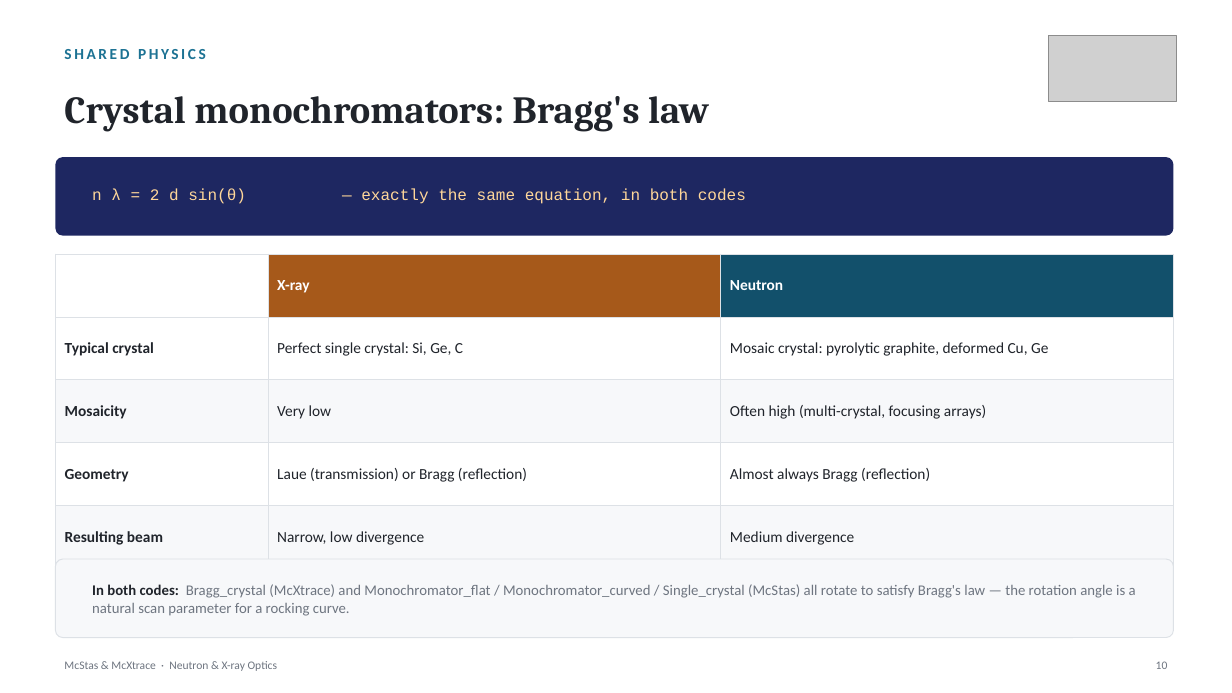
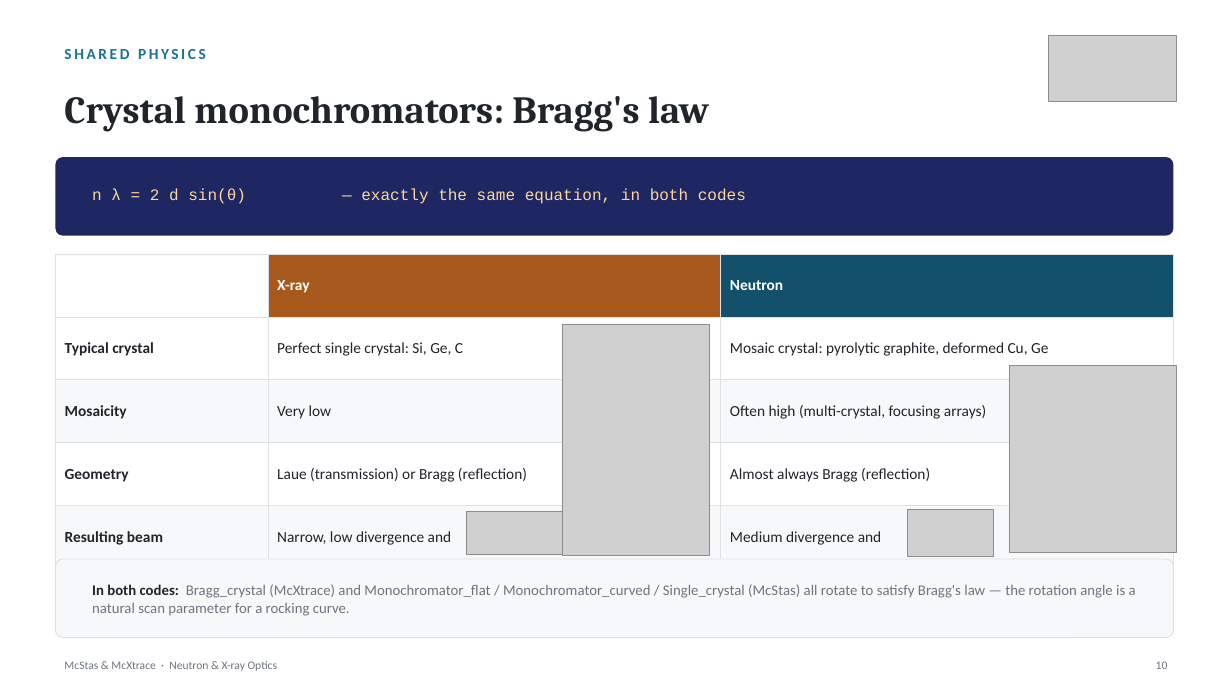
Before and after one commit to mccode-dev/PaNRAID, a slide deck: slide 10 of 22_September_Tuesday/05_afternoon_optics/McStas_McXtrace_Optics.pptx. Drawn at 1232x693 pixels with LibreOffice and Linux fonts; fonts in the diff are those of the drawing; grey boxes stand for pictures; background and template pictures are left out. Boxes give left, top, right and bottom in pixels: in the first picture for what was removed or moved away, otherwise in the second. Text is boxed around its words. In the diff, an @@ line names an element or a change of style, - is before the commit and + after.

```diff
--- a/22_September_Tuesday/05_afternoon_optics/McStas_McXtrace_Optics.pptx
+++ b/22_September_Tuesday/05_afternoon_optics/McStas_McXtrace_Optics.pptx
@@ table at (x1=55, y1=254, x2=1174, y2=568) @@
-row 5, column 2: Narrow, low divergence
+row 5, column 2: Narrow, low divergence and
-row 5, column 3: Medium divergence
+row 5, column 3: Medium divergence and
@@ picture added at (x1=562, y1=325, x2=710, y2=556) @@
@@ picture added at (x1=1009, y1=366, x2=1177, y2=553) @@
@@ picture added at (x1=909, y1=509, x2=994, y2=556) @@
@@ picture added at (x1=467, y1=511, x2=562, y2=555) @@
```
Also in this commit, not shown: 10 other slides changed, 1 other file.
